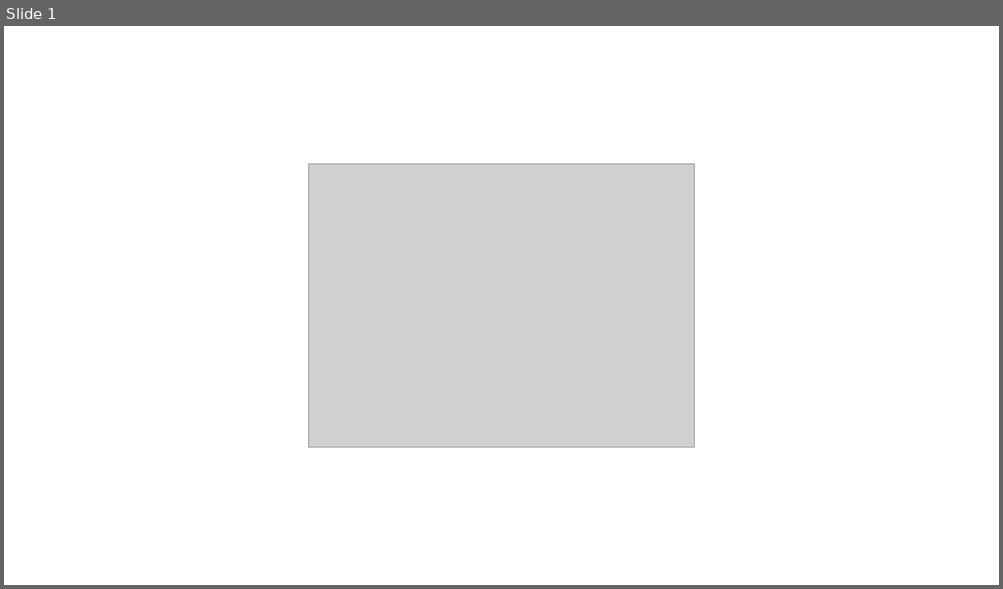
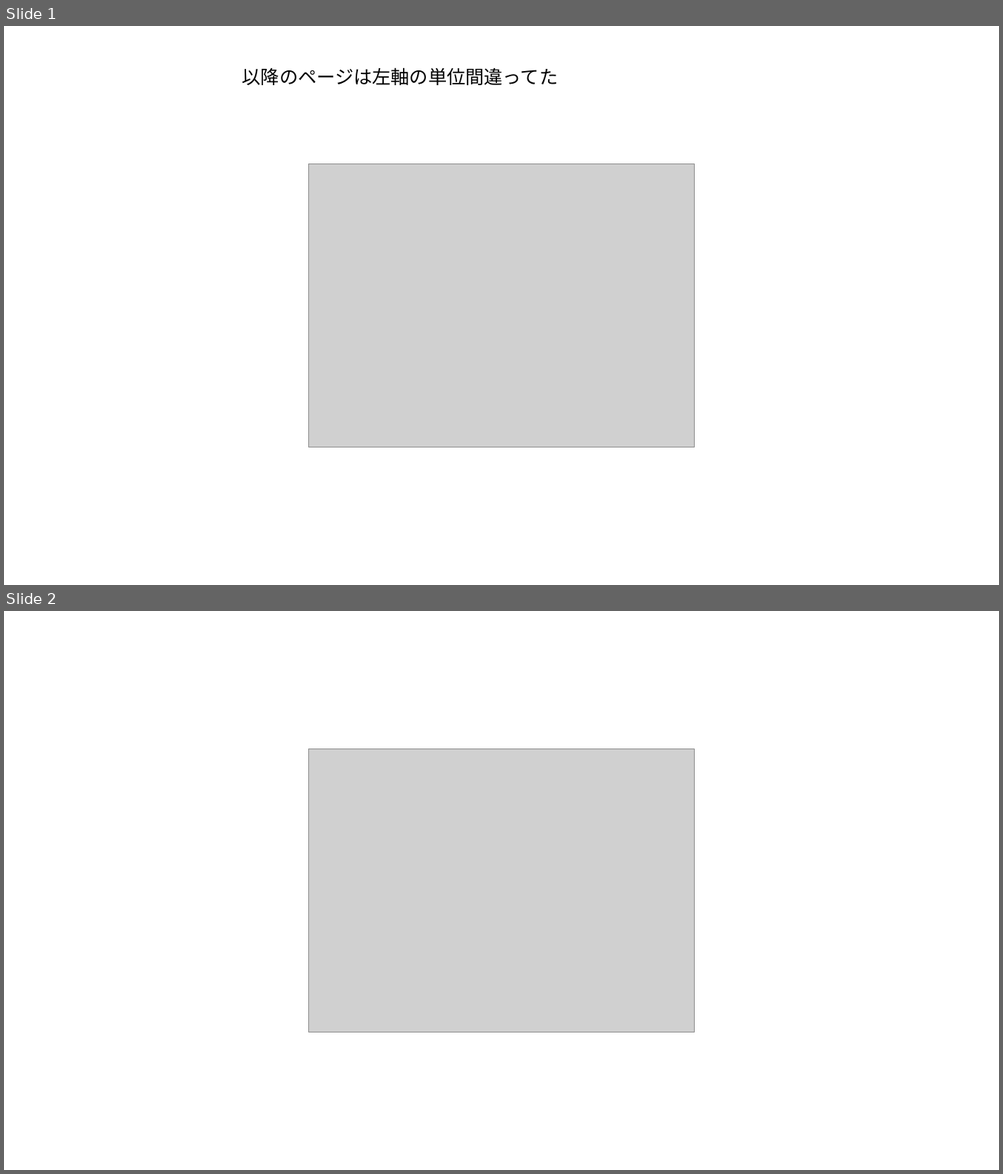
Before and after one commit to komatsubara/yakisaba, a slide deck: 修論/本文0117/figure/fig_3_1_broadcontact_modal_gain.pptx. Shown one above the other, each under a label of ours: slide 1 before the commit, slides 1 and 2 after it. The pictures are 1003x589 and 1003x1174 pixels, drawn with LibreOffice and Linux fonts; fonts in the diff are those of the drawing; grey boxes stand for pictures. Boxes give left, top, right and bottom in pixels: in the first picture for what was removed or moved away, otherwise in the second. Text is boxed around its words. In the diff, an @@ line names an element or a change of style, - is before the commit and + after.

```diff
--- a/修論/本文0117/figure/fig_3_1_broadcontact_modal_gain.pptx
+++ b/修論/本文0117/figure/fig_3_1_broadcontact_modal_gain.pptx
@@ slide 1 added at <box>4,26,999,585</box>, background #FFFFFF @@
@@ text added at <box>242,67,558,85</box>, 18 pt, text #000000 @@
+以降のページは左軸の単位間違ってた
@@ picture added at <box>308,164,694,448</box> @@
@@ what was slide 1 is now slide 2 @@
```
Also in this commit, not shown: 25 other files.
